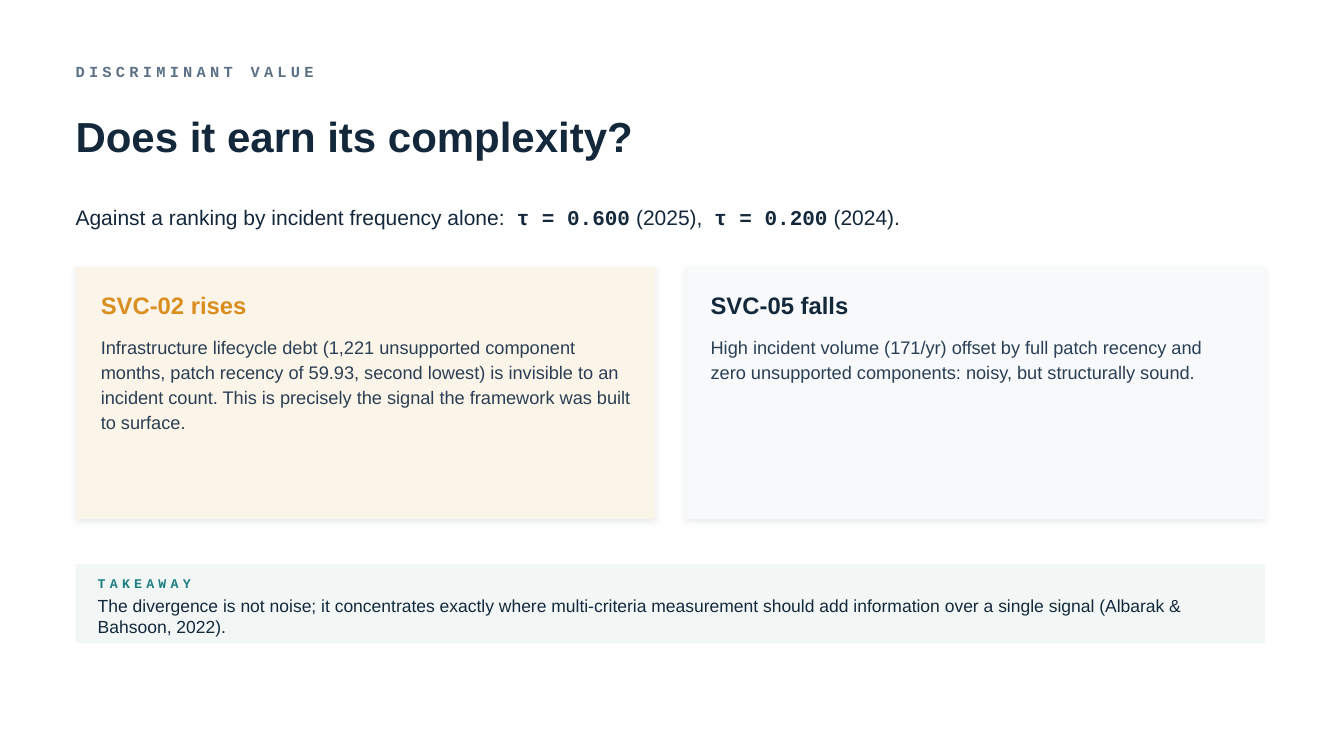
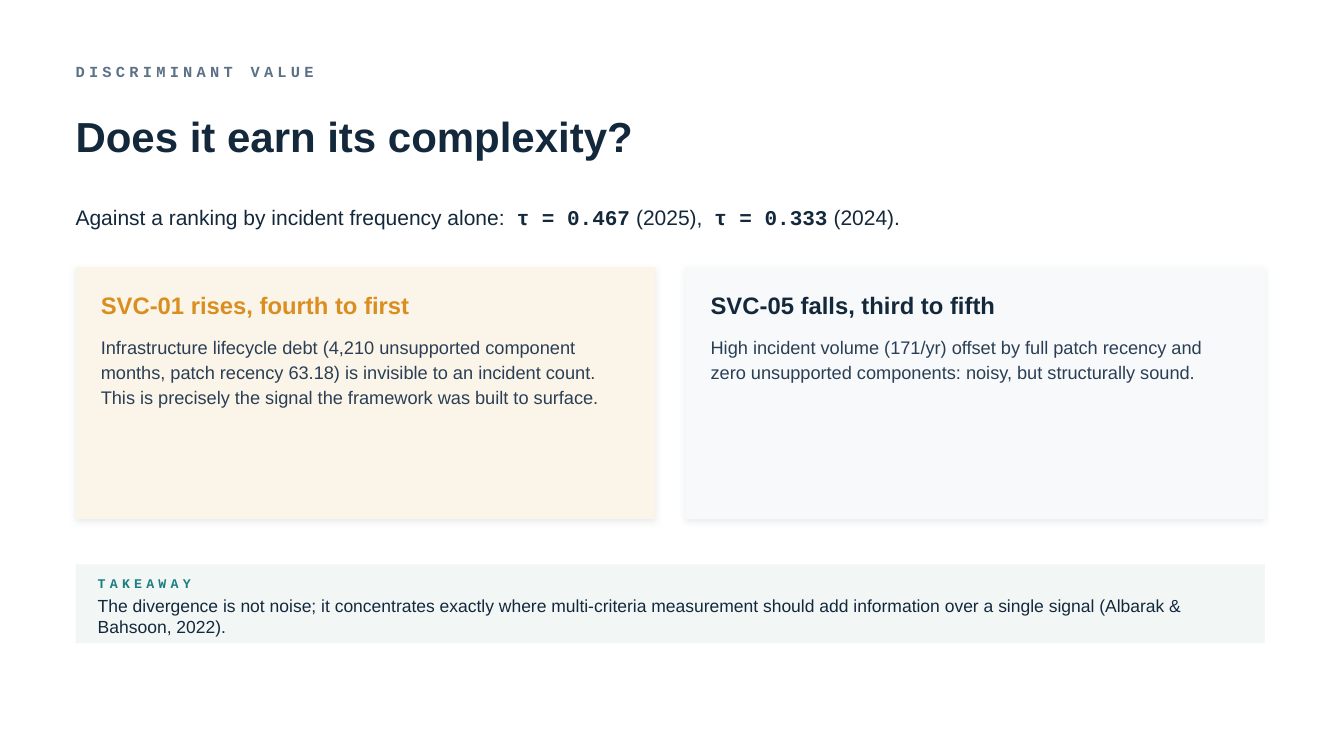
Before and after one commit to TobiZeier/MScProject, a slide deck: slide 10 of presentation/defense.pptx. Drawn at 1344x756 pixels with LibreOffice and Linux fonts; fonts in the diff are those of the drawing. Boxes give left, top, right and bottom in pixels: in the first picture for what was removed or moved away, otherwise in the second. Text is boxed around its words. In the diff, an @@ line names an element or a change of style, - is before the commit and + after.

Commit message:
correcting error in data incl all relevant sections. reducing word count as well

```diff
--- a/presentation/defense.pptx
+++ b/presentation/defense.pptx
@@ text at [76, 209, 900, 229]: text changed @@
-Against a ranking by incident frequency alone: τ = 0.600 (2025), τ = 0.200 (2024).
+Against a ranking by incident frequency alone: τ = 0.467 (2025), τ = 0.333 (2024).
@@ text at [101, 296, 409, 318]: text changed @@
-SVC-02 rises
+SVC-01 rises, fourth to first
@@ text at [711, 296, 995, 318]: text changed @@
-SVC-05 falls
+SVC-05 falls, third to fifth
@@ text at [101, 340, 599, 408]: text changed @@
-Infrastructure lifecycle debt (1,221 unsupported component months, patch recency of 59.93, second lowest) is invisible to an incident count. This is precisely the signal the framework was built to surface.
+Infrastructure lifecycle debt (4,210 unsupported component months, patch recency 63.18) is invisible to an incident count. This is precisely the signal the framework was built to surface.
```
Also in this commit, not shown: 10 other slides changed, 24 other files.
